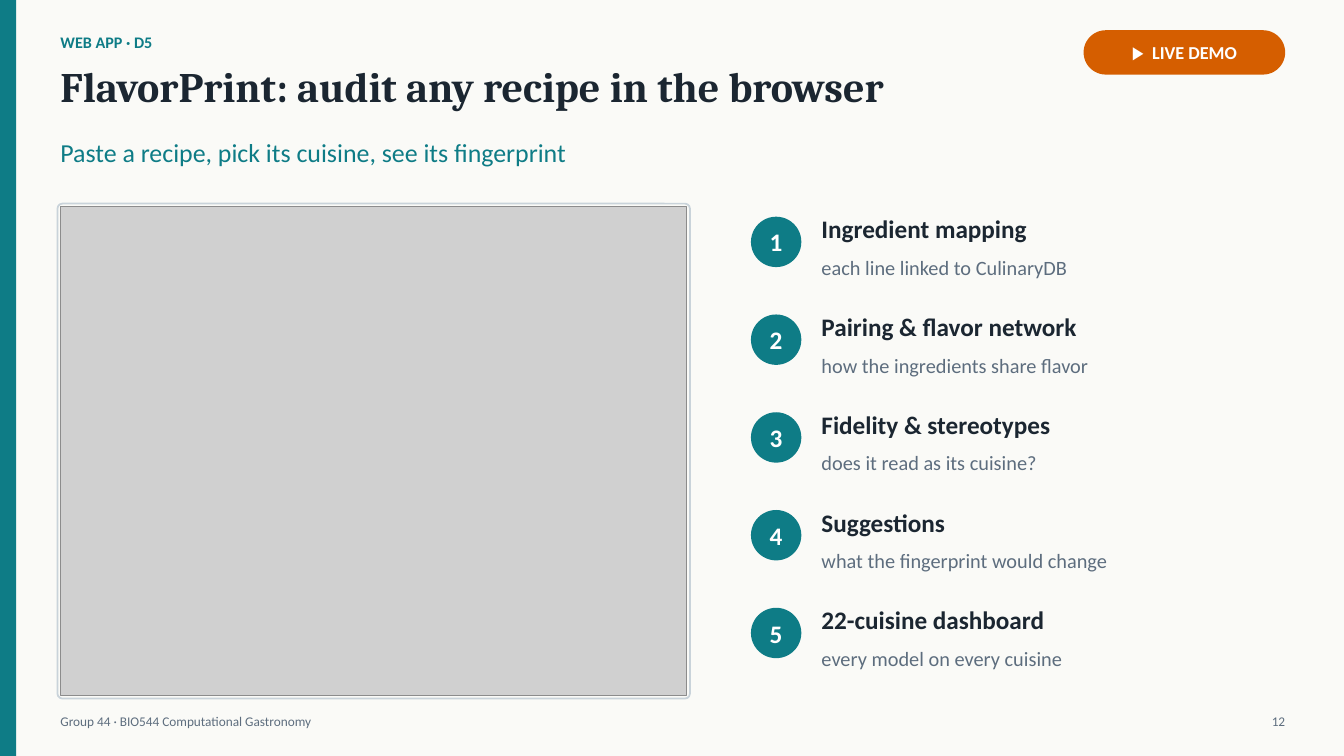
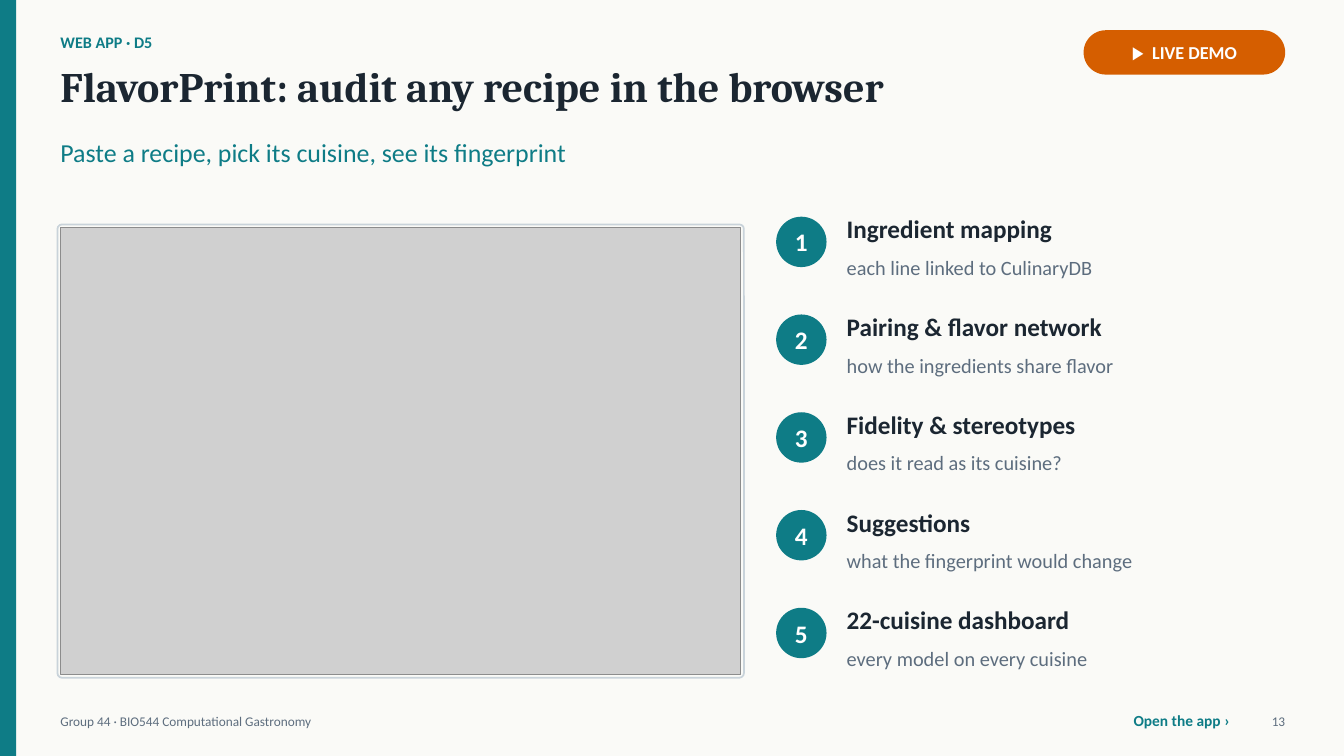
Before and after one commit to Nishant7p/CGAS-Project, a slide deck: slide 13 of deliverables/Group44_BIO544_slides.pptx (slide 12 before the commit). Drawn at 1344x756 pixels with LibreOffice and Linux fonts; fonts in the diff are those of the drawing; grey boxes stand for pictures. Boxes give left, top, right and bottom in pixels: in the first picture for what was removed or moved away, otherwise in the second. Text is boxed around its words. In the diff, an @@ line names an element or a change of style, - is before the commit and + after.

```diff
--- a/deliverables/Group44_BIO544_slides.pptx
+++ b/deliverables/Group44_BIO544_slides.pptx
@@ rounded rectangle resized from (x1=57, y1=204, x2=690, y2=699) to (x1=57, y1=225, x2=744, y2=679) @@
@@ picture resized from (x1=60, y1=207, x2=687, y2=696) to (x1=60, y1=228, x2=741, y2=676) @@
@@ text "Ingredient mapping" moved from (x1=821, y1=220, x2=1027, y2=243) to (x1=847, y1=220, x2=1052, y2=243) @@
@@ text "each line linked to CulinaryDB" moved from (x1=821, y1=261, x2=1067, y2=278) to (x1=847, y1=261, x2=1092, y2=279) @@
@@ text "Pairing & flavor network" moved from (x1=821, y1=318, x2=1077, y2=341) to (x1=847, y1=318, x2=1102, y2=341) @@
@@ text "how the ingredients share flavor" moved from (x1=821, y1=359, x2=1088, y2=377) to (x1=847, y1=359, x2=1113, y2=377) @@
@@ text "Fidelity & stereotypes" moved from (x1=821, y1=416, x2=1050, y2=438) to (x1=847, y1=416, x2=1076, y2=438) @@
@@ text "does it read as its ..." moved from (x1=821, y1=456, x2=1037, y2=470) to (x1=847, y1=456, x2=1062, y2=470) @@
@@ text "Suggestions" moved from (x1=821, y1=514, x2=944, y2=537) to (x1=847, y1=514, x2=970, y2=537) @@
@@ text "what the fingerprint would change" moved from (x1=821, y1=554, x2=1107, y2=572) to (x1=847, y1=554, x2=1132, y2=572) @@
@@ 5 ellipses moved together from (x1=751, y1=217, x2=802, y2=658) to (x1=776, y1=217, x2=827, y2=658) @@
@@ text "22-cuisine dashboard" moved from (x1=821, y1=611, x2=1044, y2=629) to (x1=847, y1=611, x2=1069, y2=629) @@
@@ text "every model on every cuisine" moved from (x1=821, y1=652, x2=1062, y2=670) to (x1=847, y1=652, x2=1087, y2=670) @@
@@ text added at (x1=1134, y1=715, x2=1221, y2=729), 11 pt, text #0E7C86, bold @@
+Open the app ›
```
Also in this commit, not shown: 20 other slides changed, 2 slides added, 1 slide removed, 27 other files.
